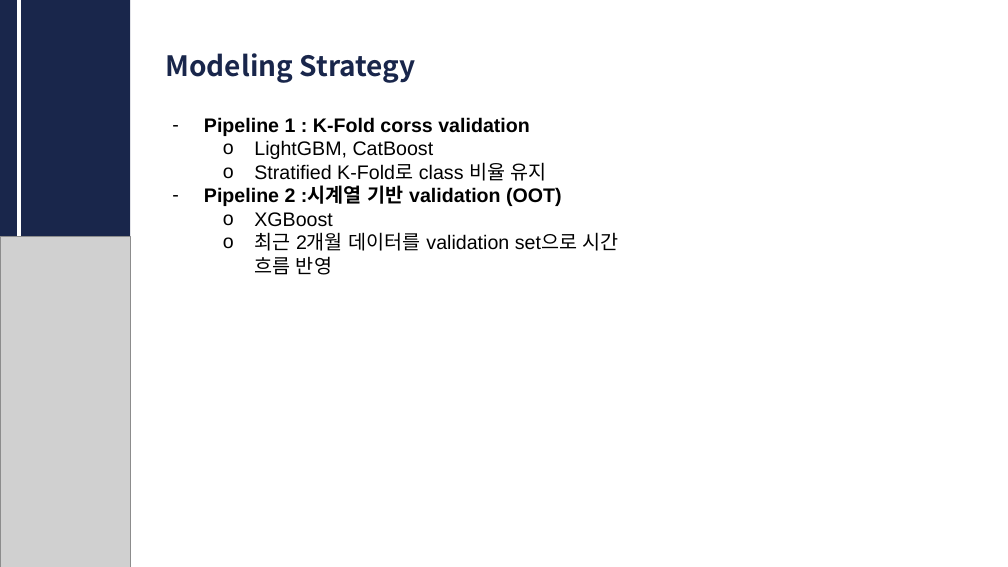
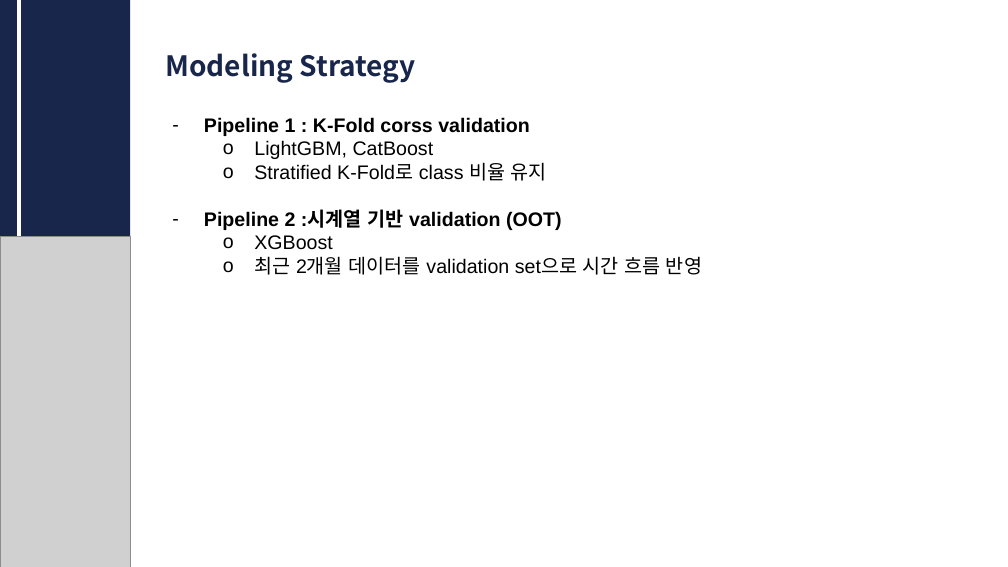
Before and after one commit to CUAI-CAU/2026-01-Week5_Datathon-Presentation, a slide deck: slide 6 of Team 6/CUAI_Datathon_6team.pptx (slide 5 before the commit). Drawn at 1008x567 pixels with LibreOffice and Linux fonts; fonts in the diff are those of the drawing; grey boxes stand for pictures. Boxes give left, top, right and bottom in pixels: in the first picture for what was removed or moved away, otherwise in the second. Text is boxed around its words. In the diff, an @@ line names an element or a change of style, - is before the commit and + after.

```diff
--- a/Team 6/CUAI_Datathon_6team.pptx
+++ b/Team 6/CUAI_Datathon_6team.pptx
@@ text "Pipeline 1 : K-Fold corss ..." rewrapped from <box>204,117,619,275</box> to <box>204,117,702,275</box> @@
```
Also in this commit, not shown: 7 other slides changed, 1 slide added.
